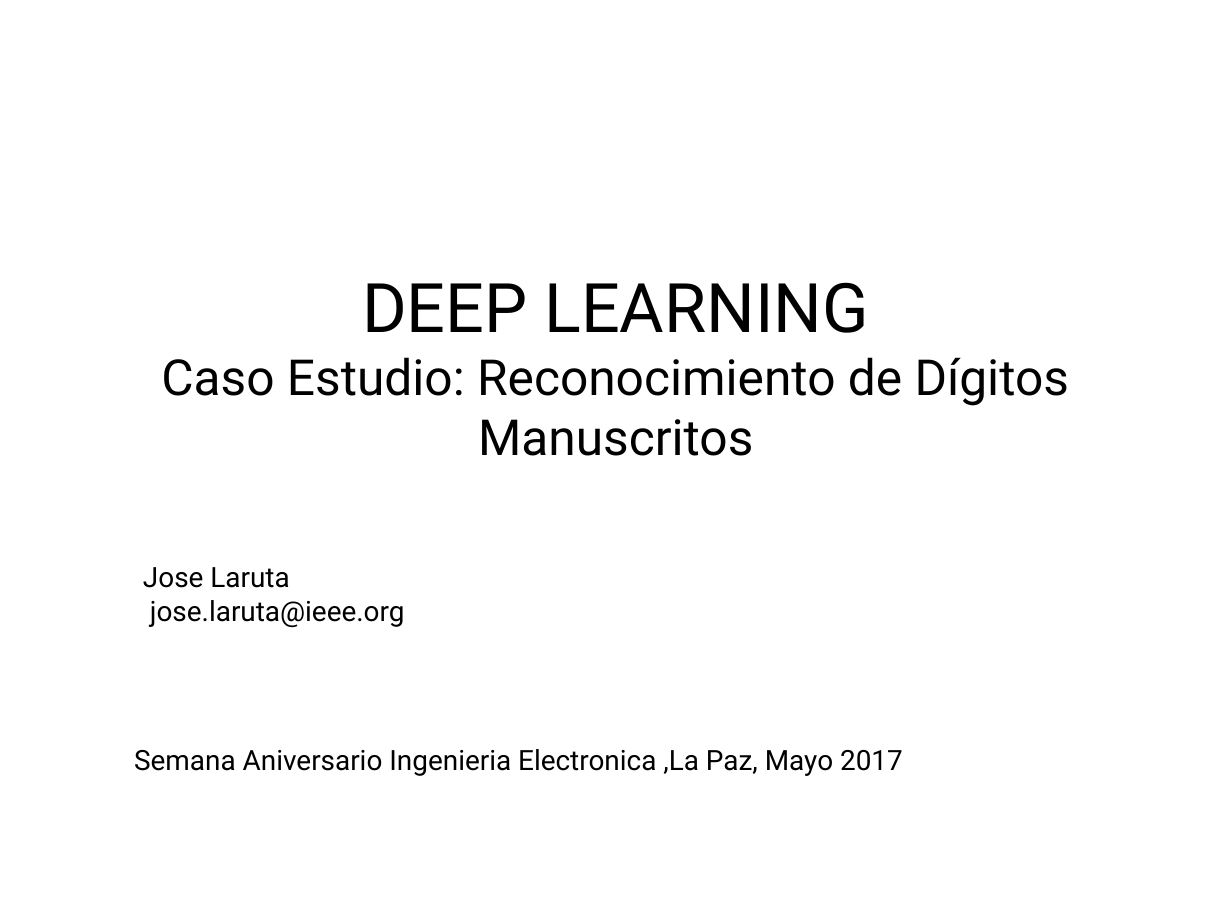
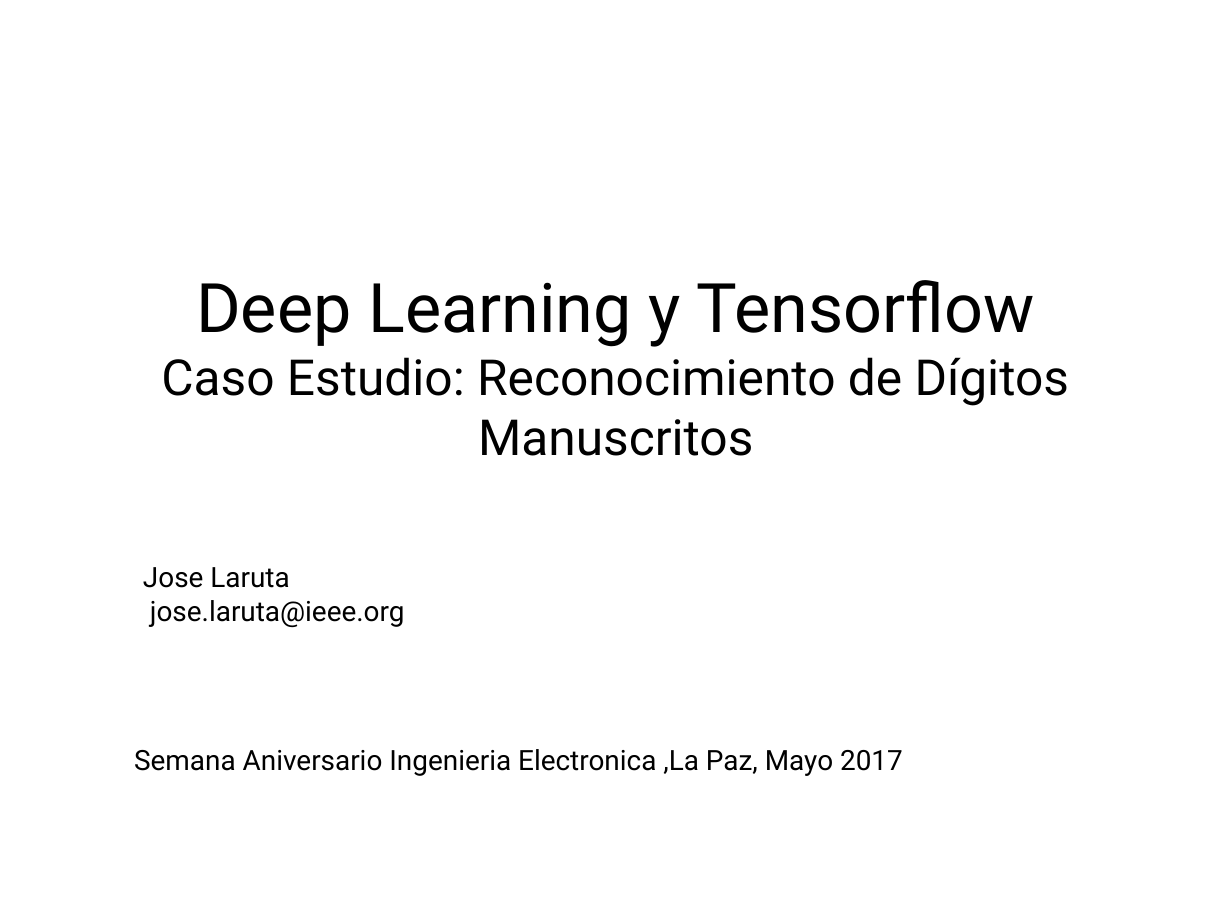
Before and after one commit to tabris2015/deeplearningETN, a slide deck: slide 1 of presentación .odp. Drawn at 1232x924 pixels with LibreOffice and Linux fonts; fonts in the diff are those of the drawing. Boxes give left, top, right and bottom in pixels: in the first picture for what was removed or moved away, otherwise in the second. Text is boxed around its words. In the diff, an @@ line names an element or a change of style, - is before the commit and + after.

```diff
--- a/presentación .odp
+++ b/presentación .odp
@@ subtitle at (x1=196, y1=280, x2=1035, y2=347): text changed @@
-DEEP LEARNING
+Deep Learning y Tensorflow
```
Also in this commit, not shown: 26 other files.
